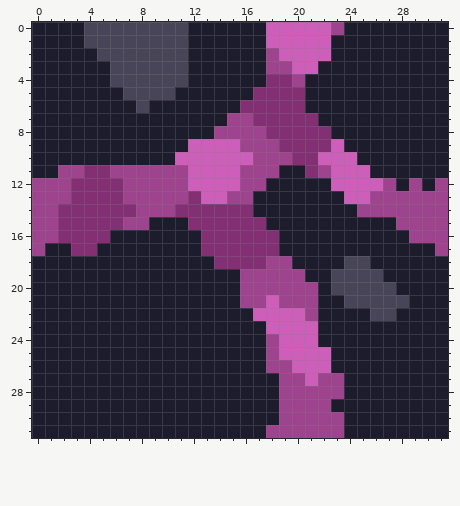
Pixel-art sprite: assets/sprites/blocks/environment/Kallistea/eadstal-biome/fenspor-strands-floor3.png. The first picture shows the starting point.
The file is 32x32 pixels.
The result:
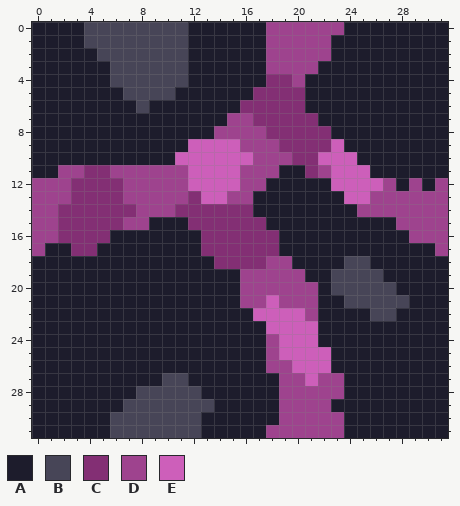
Palette (. is transparent): A #1d1c2c  B #474557  C #832f74  D #9e438e  E #cd5fba
Changes in this commit:
@@ x 16..24 @@
- 0 AAEEEEEDA
- 1 AAEEEEEAA
- 2 AADEEEEAA
- 3 AADDEEAAA
+ 0 AADDDDDDA
+ 1 AADDDDDAA
+ 2 AADDDDDAA
+ 3 AADDDDAAA
  4 AACCDAAAA
@@ x 4..15 @@
 26 AAAAAAAAAAAA
-27 AAAAAAAAAAAA
-28 AAAAAAAAAAAA
-29 AAAAAAAAAAAA
-30 AAAAAAAAAAAA
-31 AAAAAAAAAAAA
+27 AAAAAABBAAAA
+28 AAAABBBBBAAA
+29 AAABBBBBBBAA
+30 AABBBBBBBAAA
+31 AABBBBBBBAAA
Where, in picture pixels (left, top, right, bottom), the same in both pictures:
changed: (266, 22, 331, 74)
changed: (110, 373, 214, 438)
